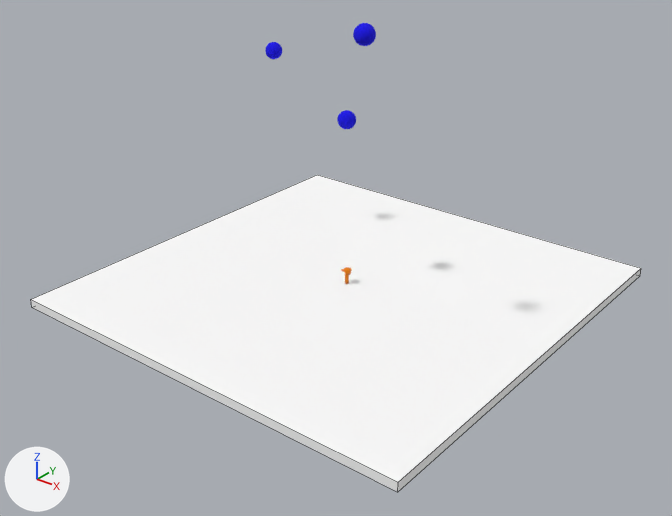
Renders of the Blender file demo/galileo/assets/world.blend from each side of a commit.
Both versions are drawn from a 50 mm lens placed at (58.7, -75.2, 49.9), pointed at (2.1, -4.5, 6.1). Lighting does not change. The marker at lower left points along +X, +Y and +Z. Mesh edges are drawn as thin lines on the coarser meshes.

The scene before the commit, as lines of its bpy script (objects in view):
```python
me_cube_001 = bpy.data.meshes.new('Cube.001')
me_cube_001.from_pydata(...)  # a box spanning x -25.0..25.0, y -25.0..25.0, z -0.5..0.5
me_cube_001.materials.append(mat_material_002)  # white #ffffff
ob_cube = bpy.data.objects.new('Cube', me_cube_001)
ob_cube.location = (0.0, 0.0, 0.0)
```
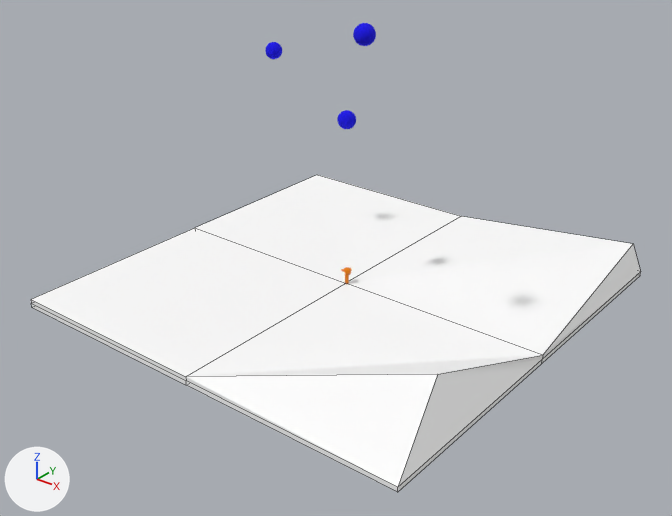
The edits, one by one:
me_cube_001 is used by ob_cube; location (0.0, 0.0, 0.0).
me_cube_001 had 8 vertices, 6 faces and spanned x -25.0..25.0, y -25.0..25.0, z -0.5..0.5.
me_cube_001 now has 26 vertices, 24 faces and spans x -25.0..25.0, y -25.0..25.0, z -0.5..5.3.
Part 1, on me_cube_001:
2 vertices are removed from x 25.0, y -25.0..25.0, z 0.5.
6 faces are deleted.
7 vertices are added at x -25.0..25.0, y -25.0..25.0, z 0.0..5.3.
6 new vertices lie (25.0, 0.0, 0.0) away from vertices in x -25.0, y -25.0..25.0, z -0.5..0.5.
7 new vertices lie (0.0, 25.0, 0.0) away from vertices in x -25.0..25.0, y -25.0, z -0.5..0.5.
24 new faces join them.

Changed parts and their boxes [x1, y1, x2, y2] in the pictures (672 x 516 px):
part 1 of me_cube_001, built on: [31, 176, 641, 490] in both
